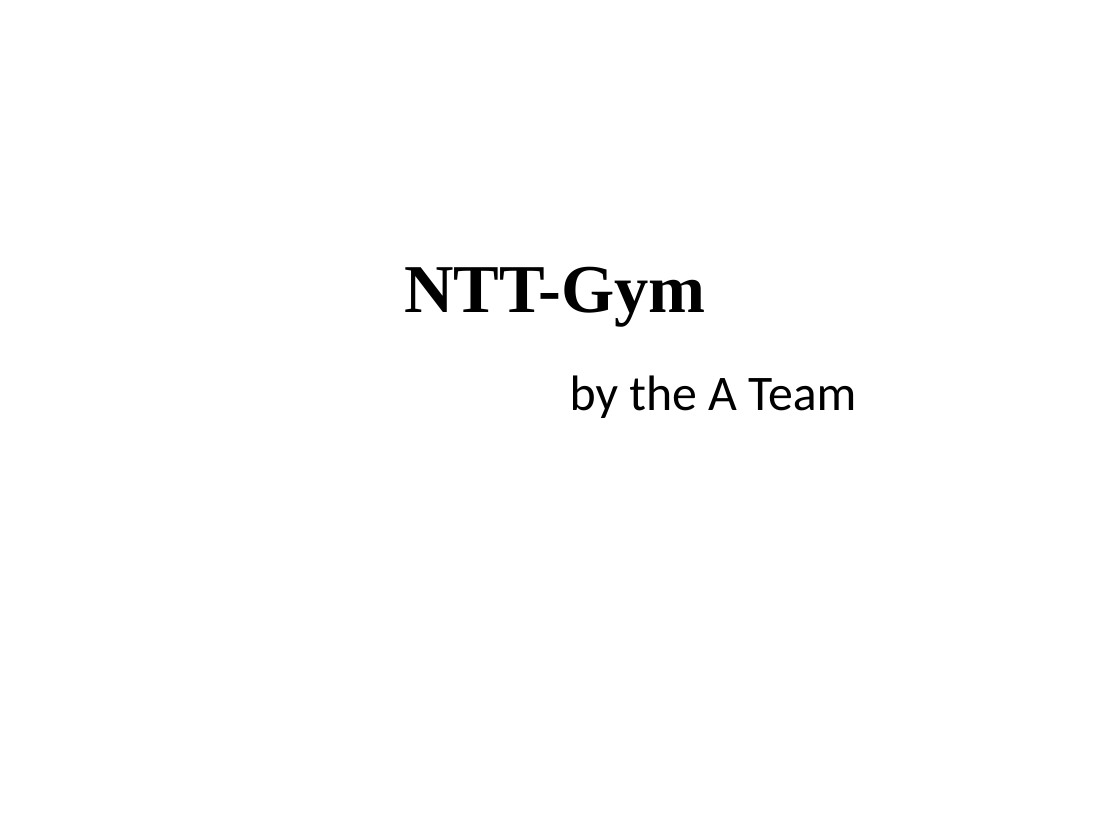
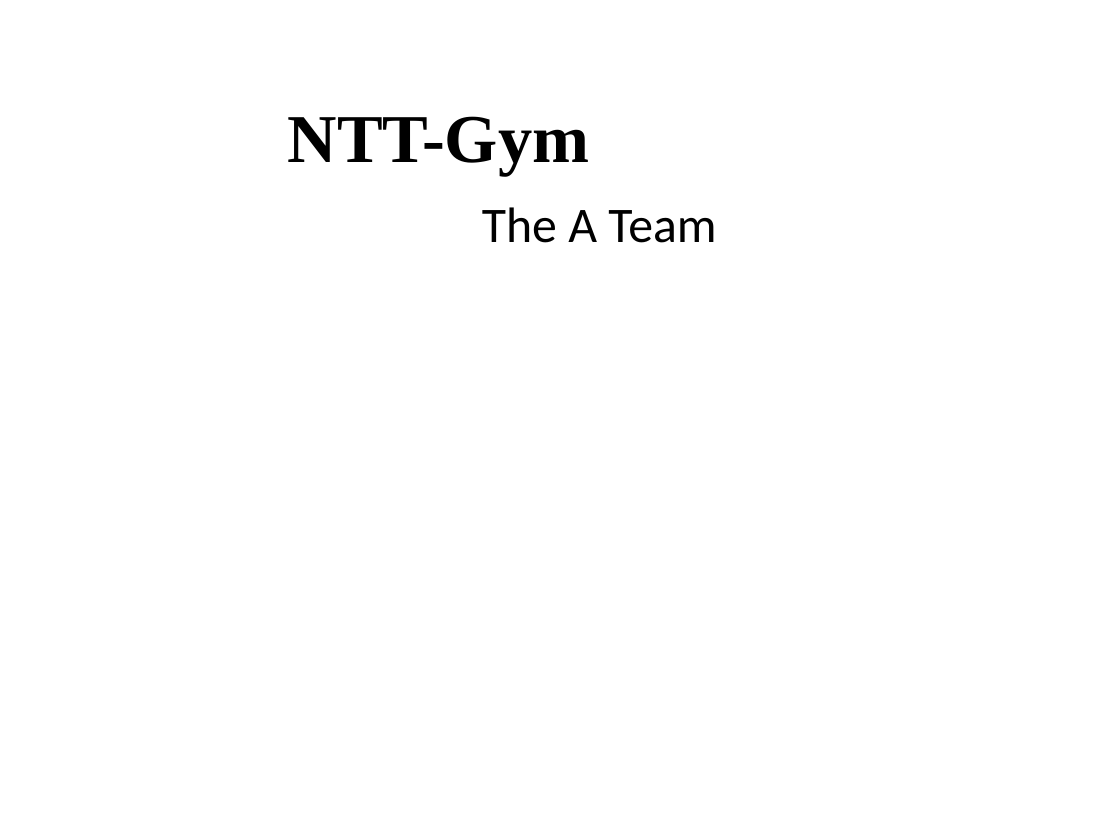
Before and after one commit to CCMV2/GymApplication, a slide deck: slide 1 of documentation/Documents/NTT-Gym.pptx. Drawn at 1120x840 pixels with LibreOffice and Linux fonts; fonts in the diff are those of the drawing; background and template pictures are left out. Boxes give left, top, right and bottom in pixels: in the first picture for what was removed or moved away, otherwise in the second. Text is boxed around its words. In the diff, an @@ line names an element or a change of style, - is before the commit and + after.

```diff
--- a/documentation/Documents/NTT-Gym.pptx
+++ b/documentation/Documents/NTT-Gym.pptx
@@ title "NTT-Gym": place and size @@
-title "NTT-Gym" at [404, 266, 706, 325]
+title "NTT-Gym" at [288, 116, 590, 176]
@@ subtitle at [482, 207, 716, 243]: text changed @@
-by the A Team
+The A Team
```
Also in this commit, not shown: 6 other slides changed, 11 slides added, 11 slides removed.
